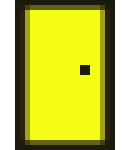
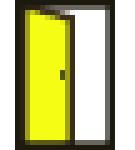
Two versions of the same layered image (135×150). Layer-by-layer changes:
painted on "Rectangle 3" over [60, 65, 90, 80]
painted on "Rectangle 1" over [25, 5, 110, 145]
